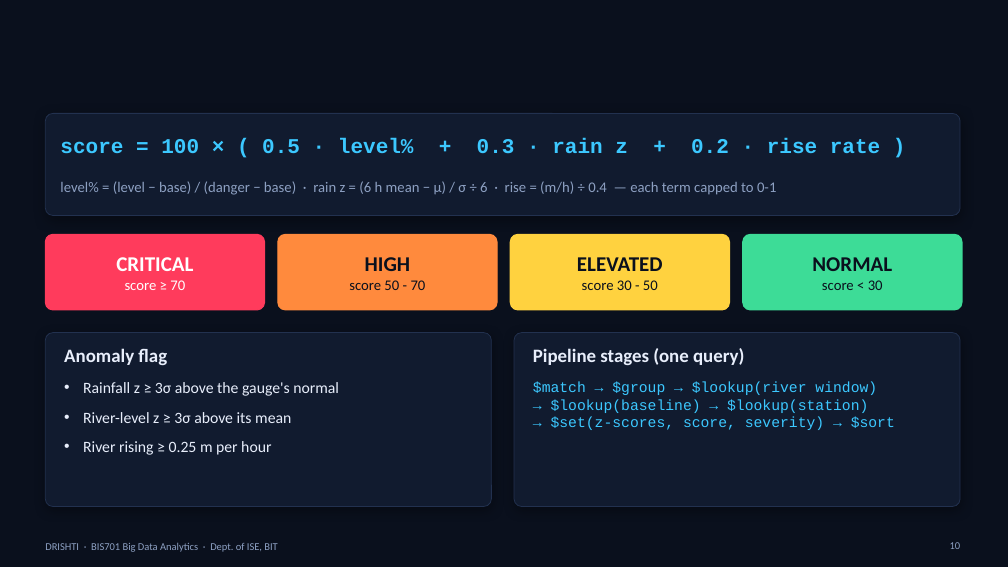
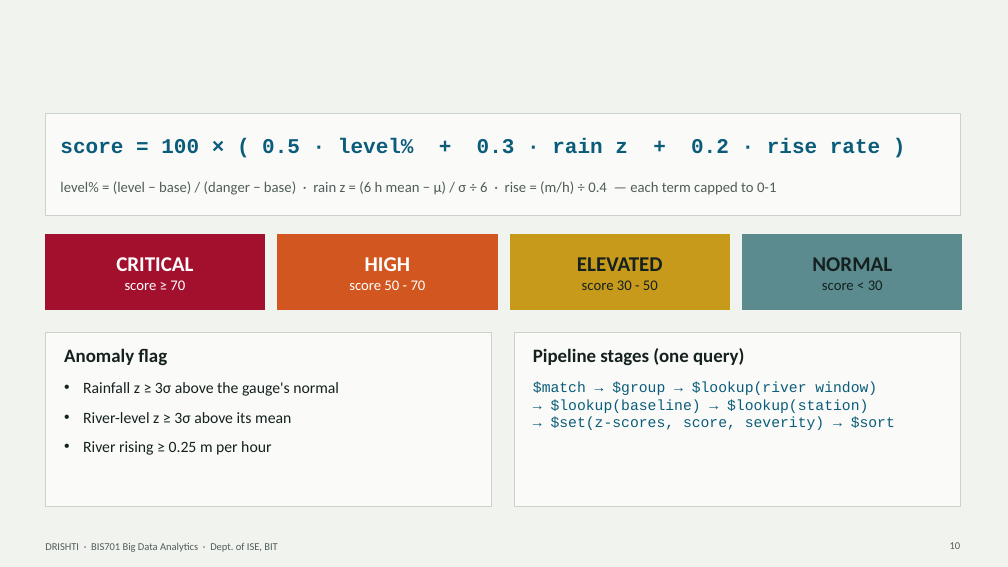
Before and after one commit to mevichitra/drishti-disaster-intelligence, a slide deck: slide 10 of docs/DRISHTI_BDA_Presentation.pptx. Drawn at 1008x567 pixels with LibreOffice and Linux fonts; fonts in the diff are those of the drawing. Boxes give left, top, right and bottom in pixels: in the first picture for what was removed or moved away, otherwise in the second. Text is boxed around its words. In the diff, an @@ line names an element or a change of style, - is before the commit and + after.

Commit message:
Redesign UI on a documented design system (flood-bulletin aesthetic); restyle deck

```diff
--- a/docs/DRISHTI_BDA_Presentation.pptx
+++ b/docs/DRISHTI_BDA_Presentation.pptx
@@ background #0A101D to #F1F3EF @@
@@ text "score = 100 × ( ..." at bbox=[60, 138, 880, 154]: text colour #3CC8FF to #0B5C7A @@
@@ rectangle at bbox=[45, 234, 265, 310]: rounded rectangle to rectangle; fill #FF3B5C to #A3102E; outline #FF3B5C 1 pt to #A3102E 1 pt @@
@@ text "HIGH" at bbox=[349, 257, 426, 290]: text colour #0A101D to #FFFFFF @@
@@ rectangle at bbox=[278, 234, 497, 310]: rounded rectangle to rectangle; fill #FF8A3D to #D1561F; outline #FF8A3D 1 pt to #D1561F 1 pt @@
@@ text "ELEVATED" at bbox=[577, 257, 663, 290]: text colour #0A101D to #15211E @@
@@ rectangle at bbox=[510, 234, 730, 310]: rounded rectangle to rectangle; fill #FFD23F to #C79A1B; outline #FFD23F 1 pt to #C79A1B 1 pt @@
@@ text "NORMAL" at bbox=[812, 257, 892, 290]: text colour #0A101D to #15211E @@
@@ rectangle at bbox=[743, 234, 962, 310]: rounded rectangle to rectangle; fill #3DDC97 to #5B8A8F; outline #3DDC97 1 pt to #5B8A8F 1 pt @@
@@ rounded rectangle to rectangle; fill #111B2F to #FAFBF8; outline #22314F 0.75 pt to #CBD2CA 0.75 pt; shadow off in 3 elements at bbox=[45, 113, 960, 216], bbox=[45, 333, 492, 507], bbox=[514, 333, 960, 507] @@
@@ text colour #E8EEFB to #15211E in 3 elements at bbox=[64, 348, 167, 366], bbox=[83, 382, 339, 455], bbox=[533, 348, 744, 366] @@
@@ text "$match → $group → $lookup(river ..." at bbox=[533, 381, 895, 430]: text colour #3CC8FF to #0B5C7A @@
@@ text colour #8DA0C2 to #4F5D58 in 3 elements at bbox=[60, 181, 776, 195], bbox=[950, 542, 961, 549], bbox=[45, 543, 277, 552] @@
```
Also in this commit, not shown: 17 other slides changed, 30 other files.
